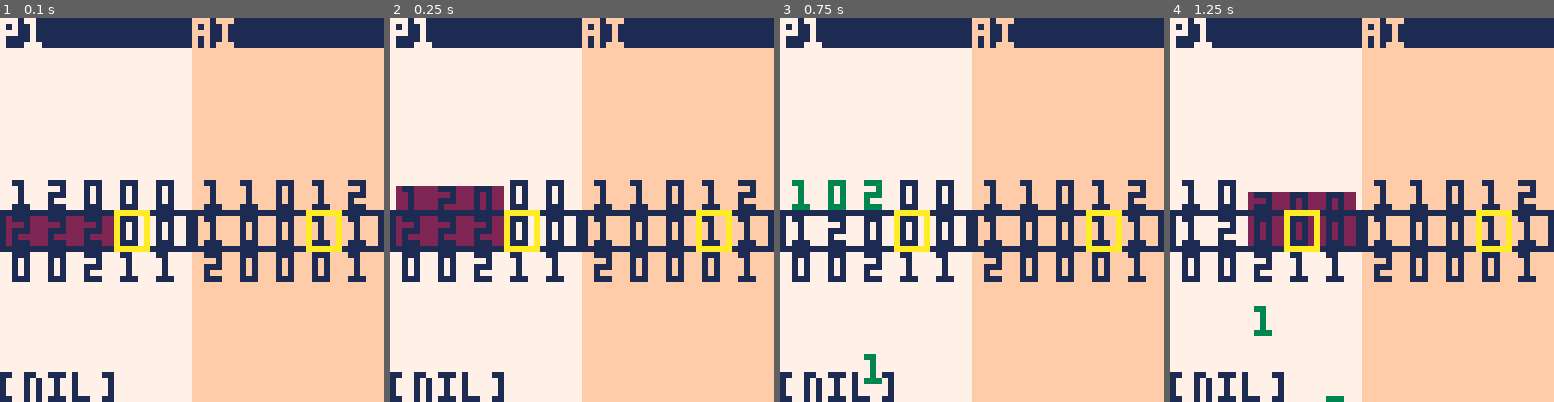
Above: before the commit, frames 1-4 (left to right).
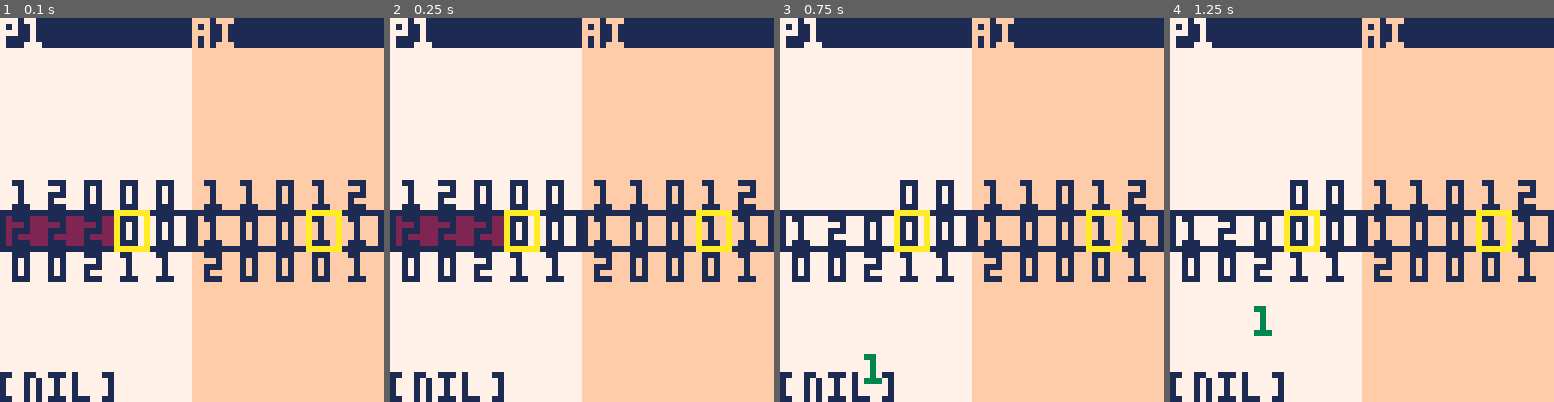
Above: after the commit, the same moments.

Repository: eguneys/pico8-jam
Game: PICO-8 cartridge marbles.p8
The game is run twice, just before and just after one commit, with the same random seed, the same clock (stepped at 60 frames per second) and the same inputs.
Inputs:
- Up to frame 1 (0.1 s): no input
- Up to frame 2 (0.25 s): no input
- Up to frame 3 (0.75 s): tap X (X key) at 0.33 s
- Up to frame 4 (1.25 s): tap X (X key) at 1.07 s

Frame 1 is identical in both runs. In frame 2, 1.6% of the frame differs, in the area x 1-30%, y 42-50%; in frame 3, 0.8%; in frame 4, 2.9%, in the area x 3-49%, y 42-100%.

Commit message:
marbles 2 roll

Diff:
--- a/marbles.p8
+++ b/marbles.p8
@@ -167,6 +167,7 @@
    data.marbles = {}
    data.add_top = {}
    data.add_roll={}
+   data.fall={}
 
    for i=1,5 do
       local stack = {}
@@ -254,7 +255,7 @@
    if game.lose then
       game.lose.delay -= 1
       if game.lose.delay < 5 and
-      game.fall == nil then
+      #game.fall == 0 then
          begin_fall_lost_marbles(game)
       end
       if game.lose.delay < 0 then
@@ -262,12 +263,12 @@
       end
    end
 
-   if game.fall then
-      game.fall.delay -= 1
-      game.fall.t = 1.0-game.fall.delay/10
-      if game.fall.delay < 0 then
-         lose_and_fall_marbles(game)
-         game.fall = nil
+   for fall in all(game.fall) do
+      fall.delay -= 1
+      fall.t = 1.0-fall.delay/10
+      if fall.delay < 0 then
+         lose_and_fall_marbles(game, fall)
+         del(game.fall, fall)
       end
    end
 
@@ -359,18 +360,16 @@
    add(game.marbles[add_top.i].stack, add_top.marble, 1)
 end
 
-function lose_and_fall_marbles(game)
-   for i in all(game.fall.mi) do
-      local marbles = game.marbles[i]
-      deli(marbles.stack, marbles.top + 1)
-      marbles.top -= 1
-
-      local height = marbles.top - marbles.bottom
-
-      if height < 3 then
-         begin_add_top_marbles(game, i)
-      end
-   end
+function lose_and_fall_marbles(game, fall)
+   local marbles = game.marbles[fall.i]
+   deli(marbles.stack, marbles.top + 1)
+   marbles.top -= 1
+
+   local height = marbles.top - marbles.bottom
+
+   -- if height < 3 then
+   --    begin_add_top_marbles(game, i)
+   -- end
 end
 
 function begin_add_top_marbles(game, i)
@@ -382,11 +381,15 @@
 end
 
 function begin_fall_lost_marbles(game)
-   game.fall = {
-      delay = 10,
-      t = 0,
-      mi=game.lose.mi
-   }
+   for i in all(game.lose.mi) do
+
+
+      add(game.fall, {
+             delay=10,
+             t=0,
+             i=i
+      })
+   end
 end
 
 function begin_lose_marbles(game, mi)
--- /dev/null
+++ b/marbles2.p8
@@ -0,0 +1,520 @@
+pico-8 cartridge // http://www.pico-8.com
+version 29
+__lua__
+
+dbg = nil
+
+side_player = {
+   name="p1",
+   bg=7,
+   i = 3,
+}
+
+side_ai = {
+   name="ai",
+   bg=15,
+   i = 3
+}
+
+function _init()
+   poke(0x5f2c, 3)
+   cls()
+
+   side_player.game = init_game_data(1)
+   side_ai.game = init_game_data(1)
+
+end
+
+function update_player(player)
+   -- ⬆️⬇️⬅️➡️❎🅾️
+
+   local game = player.game
+
+   if btnp(⬅️) then
+      game_left(game)
+   elseif btnp(➡️) then
+      game_right(game)
+   end
+
+   if btnp(⬆️) then
+      game_up(game)
+   elseif btnp(⬇️) then
+      game_down(game)
+   end
+
+   if btnp(❎) then
+      game_shift(game)
+   end
+
+   update_game(game)
+end
+
+
+function update_ai(ai)
+
+   //update_game(ai.game)
+
+end
+
+
+function _update()
+   update_player(side_player)
+   update_ai(side_ai)
+end
+
+function draw_side(side, x)
+
+   rectfill(x, 0, x + 32, 64, side.bg)
+
+   local game = side.game
+
+   local i = game.i
+
+   rectfill(x, 0, x + 32, 4, 1)
+   print(side.name, x, 0, side.bg)
+
+   rect(x, 32, x + 31, 32 + 6, 1)
+
+   for stack in all(game.stacks) do
+      draw_stack(game, stack, x)
+   end
+
+   rect(x + 1 + i * 6, 32, x + 1 + i * 6 + 5, 32 + 6, 10)
+end
+
+function _draw()
+   cls()
+
+   draw_side(side_player, 0)
+   draw_side(side_ai, 32)
+
+   print(dbg, 0, 64 - 5, 1)
+end
+
+-->8
+
+game_template = {
+   i=3,
+   shift_delay=0
+}
+
+function init_game_data(height)
+   local data = {}
+   merge(data, game_template)
+
+   data.stacks = {}
+
+   for i=1,5 do
+      local stack = {
+         i=i,
+         top={},
+         bottom={},
+         center=make_marble(),
+         move_delay=0,
+         lose_delay=0,
+         fall_delay=0,
+         short_delay=0,
+         roll_delay=0
+      }
+
+      for i=1,height do
+         add(stack.top, make_marble())
+         add(stack.bottom, make_marble())
+      end
+
+      data.stacks[i] = stack
+   end
+
+   return data
+end
+
+max_move_delay = 10
+max_roll_delay = 10
+top_height = 5
+
+match_indexes = {
+   { 1, 2, 3, 4, 5 },
+   { 1, 2, 3, 4 },
+   { 2, 3, 4, 5 },
+   { 1, 2, 3 },
+   { 2, 3, 4 },
+   { 3, 4, 5 }
+}
+
+function update_stack(game, stack)
+
+   if stack.move_delay > 0 then
+      stack.move_delay -= 1
+      if stack.move_delay == 0 then
+         move_stack(game, stack)
+      end
+   end
+
+   if stack.lose_delay > 0 then
+      stack.lose_delay -= 1
+      if stack.lose_delay == 0 then
+         begin_fall_after_lose_stack(game, stack)
+      end
+   end
+
+   if stack.fall_delay > 0 then
+      stack.fall_delay -= 1
+      if stack.fall_delay == 0 then
+         fall_stack(game, stack)
+      end
+   end
+
+   if stack.short_delay > 0 then
+      stack.short_delay -= 1
+      if stack.short_delay == 0 then
+      end
+   end
+
+   if stack.roll_delay > 0 then
+      stack.roll_delay -= 1
+      if stack.roll_delay == 0 then
+         stack.ry -= 1
+         stack.roll_delay=max_roll_delay
+      end
+
+      local ry = stack.ry - (1.0 - stack.roll_delay/max_roll_delay)
+
+      dbg = ry
+      if stack.ray == 1 then
+         local y = stack_top_y(stack)
+         dbg = "" .. flr(ry*10)/10 .. " " .. flr(y*10)/10
+         if ry <= y+1 then
+            add(stack.top, stack.rm)
+            stack.roll_delay = 0
+         end
+      else
+         local y = stack_bottom_y(stack)
+         if ry <= y+1 then
+            add(stack.bottom, stack.rm)
+            stack.roll_delay = 0
+         end
+      end
+
+   end
+
+end
+
+function draw_stack(game, stack, x)
+
+   local j = stack.i - 1
+   local mx = x + 1 + j * 6
+
+   local my = 32
+
+   local fally = 0
+   local movey = 0
+   local shiftx = 0
+
+   local flash_hide = false
+
+   if stack.move_delay > 0 then
+      movey = (1.0 - stack.move_delay/max_move_delay) * 6 * stack.dy * -1
+   end
+
+   if game.shift_delay > 0 then
+      shiftx = (1.0 - game.shift_delay/10) * 6
+   end
+
+   if stack.lose_delay > 0 then
+      rectfill(mx + 1, my + 1, mx + 5, my + 5, 2)
+   end
+
+   if stack.fall_delay > 0 then
+      fally = (1.0-stack.fall_delay/10) * 6
+   end
+
+   if stack.short_delay > 0 then
+      flash_hide = stack.short_delay % 3 == 0
+   end
+
+
+   my += movey
+
+   print(stack.center, mx + shiftx + 1, my + 1, 1)
+
+   for i, marble in pairs(stack.top) do
+      my = 32 - i * 6
+
+      my += movey
+
+      if stack.fy == 1 then
+         my += fally
+      end
+
+      if flash_hide and
+         stack.sy == 1 and
+      i == #stack.top then
+      else
+         print(marble, mx + 1, my + 1, 1)
+      end
+   end
+
+   for i, marble in pairs(stack.bottom) do
+      my = 32 + i * 6
+
+      my += movey
+
+      if stack.fy == -1 then
+         my += fally * -1
+      end
+
+      if flash_hide and
+         stack.sy == -1 and
+      i == #stack.bottom then
+      else
+         print(marble, mx + 1, my + 1, 1)
+      end
+   end
+
+
+   if stack.roll_delay > 0 then
+      my = 32 + stack.ry * stack.ray * 6 * -1
+
+      fally = (1.0-stack.roll_delay/max_roll_delay) * 6 * stack.ray
+
+      my += fally
+
+      print(stack.rm, mx + 1, my + 1, 1)
+   end
+end
+
+function fall_stack(game, stack)
+   if stack.fy == 1 then
+      stack.center = stack.top[1]
+      deli(stack.top, 1)
+
+      if #stack.top < 2 then
+         add(stack.top, make_marble())
+         stack.sy = 1
+         stack.short_delay=10
+      end
+   else
+      stack.center = stack.bottom[1]
+      deli(stack.bottom, 1)
+
+      if #stack.bottom < 2 then
+         add(stack.bottom, make_marble())
+         stack.sy = -1
+         stack.short_delay=10
+      end
+   end
+end
+
+function move_stack(game, stack)
+   if stack.dy < 0 then
+      add(stack.bottom, stack.center, 1)
+      stack.center = stack.top[1]
+      deli(stack.top, 1)
+   else
+      add(stack.top, stack.center, 1)
+      stack.center = stack.bottom[1]
+      deli(stack.bottom, 1)
+   end
+end
+
+function begin_fall_after_lose_stack(game, stack)
+   if #stack.top >= #stack.bottom then
+      stack.fy = 1
+   else
+      stack.fy = -1
+   end
+   stack.fall_delay=10
+end
+
+function update_game(game)
+
+   local free_stacks = true
+
+   for stack in all(game.stacks) do
+      update_stack(game, stack)
+
+      if stack.move_delay != 0 or
+         stack.lose_delay != 0 or
+      stack.fall_delay != 0 then
+            free_stacks = false
+      end
+
+   end
+
+
+   if game.shift_delay > 0 then
+      game.shift_delay -= 1
+      if game.shift_delay == 0 then
+         shift_marbles(game)
+      end
+   end
+
+   local free_to_match = game.shift_delay == 0 and
+      free_stacks
+
+   if free_to_match then
+
+      for mi in all(match_indexes) do
+         local nomatch = false
+         local m = center_marble(game, mi[1])
+
+         for i in all(mi) do
+            if center_marble(game, i) != m then
+               nomatch = true
+               break
+            end
+         end
+
+         if not nomatch then
+            for i in all(mi) do
+               game.stacks[i].lose_delay=10
+            end
+               begin_roll(game)
+            break
+         end
+      end
+   end
+end
+
+function begin_roll(game)
+   local addi = smallest_height_i(game)
+   local stack = game.stacks[addi]
+
+   stack.rm = make_marble()
+   stack.ry = 6
+
+   if #stack.top == #stack.bottom then
+      stack.ray=maybe() and 1 or -1
+   elseif #stack.top < #stack.bottom then
+      stack.ray=1
+   else
+      stack.ray=-1
+   end
+   stack.roll_delay=max_roll_delay
+end
+
+function stack_top_y(stack)
+   local move_y = 0
+
+   if stack.move_delay > 0 then
+      move_y = (1.0-stack.move_delay/max_move_delay) * stack.dy
+   end
+
+   return #stack.top + move_y
+end
+
+function stack_bottom_y(stack)
+   local move_y = 0
+
+   if stack.move_delay > 0 then
+      move_y = (1.0-stack.move_delay/max_move_delay) * stack.dy * -1
+   end
+
+   return #stack.bottom + move_y
+end
+
+function smallest_height_i(game)
+   local smallest_i = 1
+   local smallest_v = stack_height(game, smallest_i)
+
+   for i=2,5 do
+      local v = stack_height(game, i)
+      if (v == smallest_v and maybe()) or
+      v < smallest_v then
+         smallest_i = i
+         smallest_v = v
+      end
+   end
+   return smallest_i
+end
+
+function shift_marbles(game)
+   for i=4,1,-1 do
+      local pre=game.stacks[i+1]
+      local cur=game.stacks[i]
+
+      local t = pre.center
+      pre.center=cur.center
+      cur.center=t
+   end
+end
+
+function stack_height(game, i)
+   return #game.stacks[i].top +
+      #game.stacks[i].bottom
+end
+
+function center_marble(game, i)
+   local stack = game.stacks[i]
+
+   return stack.center
+end
+
+function make_marble()
+   return flr(rnd(3))
+end
+
+function game_left(game)
+   if game.i != 0 then
+      game.i -= 1
+   end
+end
+
+function game_right(game)
+   if game.i != 4 then
+      game.i += 1
+   end
+end
+
+function game_up(game)
+
+   local stack = game.stacks[game.i + 1]
+
+   if #stack.bottom > 0 then
+      stack.dy=1
+      stack.move_delay=max_move_delay
+   end
+end
+
+function game_down(game)
+
+   local stack = game.stacks[game.i + 1]
+
+   if #stack.top > 0 then
+      stack.dy=-1
+      stack.move_delay=max_move_delay
+   end
+end
+
+function game_shift(game)
+   game.shift_delay=10
+end
+
+-->8
+
+function maybe()
+   return rnd(1)<0.5
+end
+
+function merge(base, extend)
+   for k,v in pairs(extend) do
+      base[k] = v
+   end
+end
+
+function seq_contains(seq, e)
+   for a in all(seq) do
+      if a == e then
+         return true
+      end
+   end
+   return false
+end
+
+__gfx__
+00000000000000000000000000000000000000000000000000000000000000000000000000000000000000000000000000000000000000000000000000000000
+00000000000000000000000000000000000000000000000000000000000000000000000000000000000000000000000000000000000000000000000000000000
+00700700000000000000000000000000000000000000000000000000000000000000000000000000000000000000000000000000000000000000000000000000
+00077000000000000000000000000000000000000000000000000000000000000000000000000000000000000000000000000000000000000000000000000000
+00077000000000000000000000000000000000000000000000000000000000000000000000000000000000000000000000000000000000000000000000000000
+00700700000000000000000000000000000000000000000000000000000000000000000000000000000000000000000000000000000000000000000000000000
